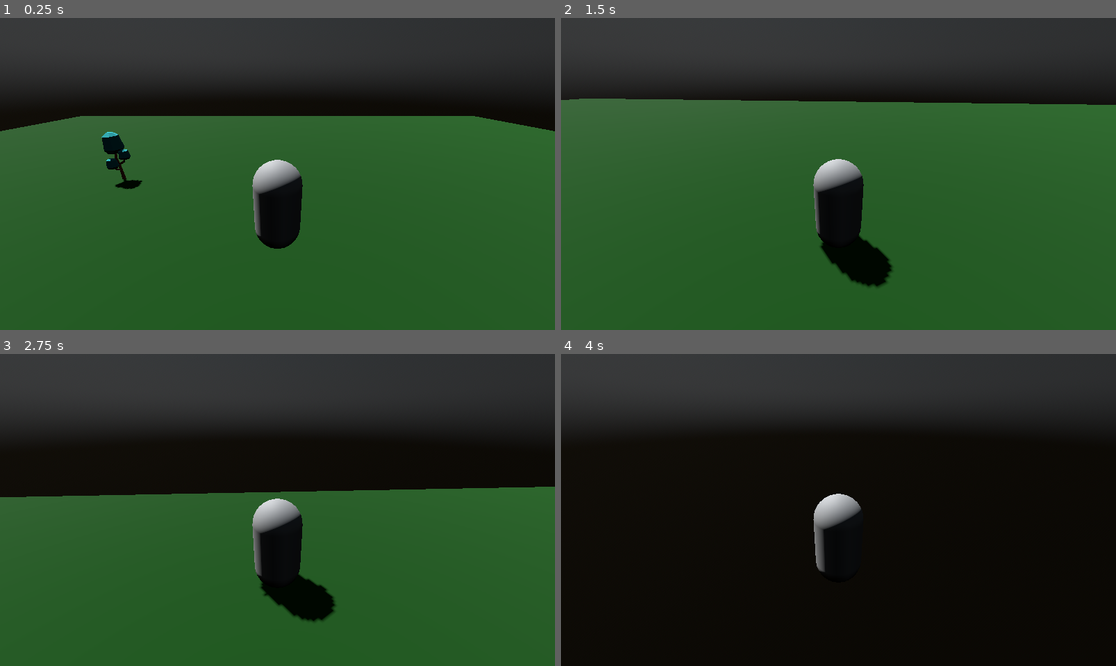
Above: before the commit, frames 1-4 (two rows, left to right).
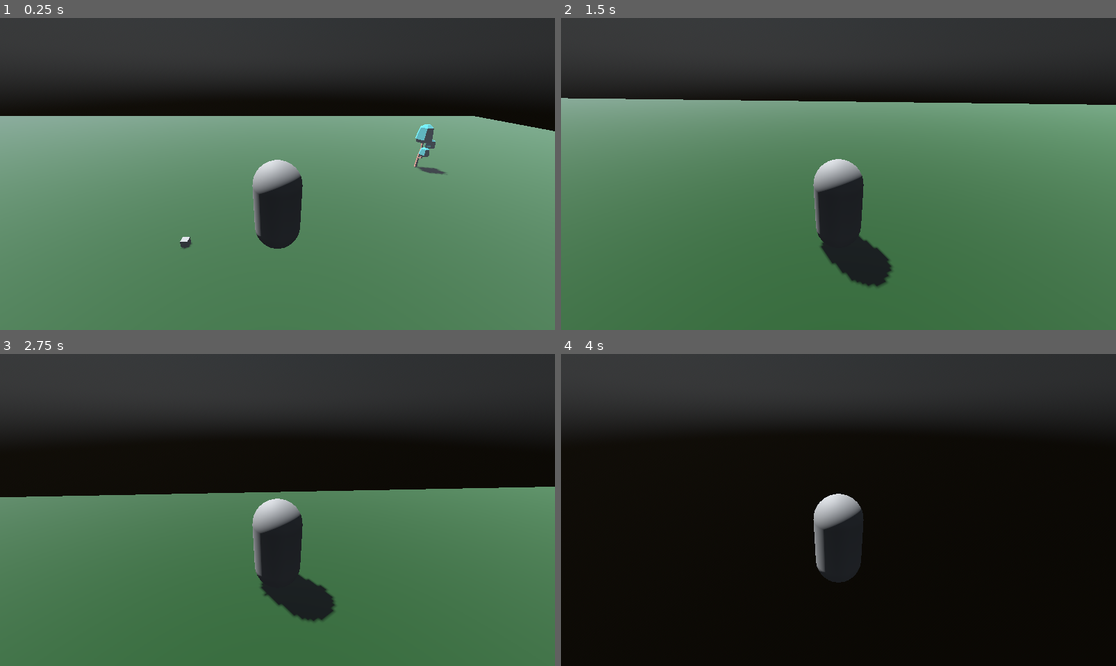
Above: after the commit, the same moments.

Repository: FranchoFE/GodotSettlers
Game: Godot game, scene res://scenes/main_node.tscn
The game is run twice, just before and just after one commit, with the same random seed, the same clock (stepped at 60 frames per second) and the same inputs.
Inputs (mouse positions are in pixels of both pictures, inside the frame that each line leads up to):
- Up to frame 1 (0.25 s): no input
- Up to frame 2 (1.5 s): move the mouse to (866, 174) at 0.52 s; hold W (forward) from 0.53 s (still down); move the mouse to (810, 174) at 1.27 s
- Up to frame 3 (2.75 s): keep holding W (forward); move the mouse to (288, 503) at 2.02 s
- Up to frame 4 (4 s): keep holding W (forward); move the mouse to (832, 516) at 2.77 s; tap Enter at 3.5 s; move the mouse to (877, 513) at 3.52 s

The runs differ from the first frame. In frame 1, 66% of the frame differs, in the area x 0-100%, y 31-100%; in frame 2, 71%, in the area x 0-100%, y 25-100%; in frame 3, 54%; in frame 4, 0.4%.

Commit message:
ordenacion de suelos

Diff:
--- a/TreeResource.gd
+++ /dev/null
@@ -1,19 +0,0 @@
-extends CharacterBody3D
-
-
-# Called when the node enters the scene tree for the first time.
-func _ready():
-	pass # Replace with function body.
-
-
-# Called every frame. 'delta' is the elapsed time since the previous frame.
-func _process(delta):
-	pass
-
-
-func _on_body_entered(body):
-	print("Alguien ha entrado en el recurso")
-
-
-func _on_area_3d_body_entered(body):
-	print("Alguien ha entrado en el recurso 3D")
--- /dev/null
+++ b/scenes/floor_chunk.tscn
@@ -0,0 +1,35 @@
+[gd_scene load_steps=6 format=3 uid="uid://dbisgvahmypyc"]
+
+[ext_resource type="PackedScene" uid="uid://dl7p14wiagj5w" path="res://scenes/stone_resource.tscn" id="1_0ccyo"]
+[ext_resource type="PackedScene" uid="uid://djq1axt168wia" path="res://scenes/tree_resource.tscn" id="2_36lrx"]
+
+[sub_resource type="BoxShape3D" id="BoxShape3D_lis7j"]
+size = Vector3(100, 1, 100)
+
+[sub_resource type="StandardMaterial3D" id="StandardMaterial3D_vnnt5"]
+albedo_color = Color(0, 0.247059, 0, 1)
+
+[sub_resource type="BoxMesh" id="BoxMesh_vfmos"]
+material = SubResource("StandardMaterial3D_vnnt5")
+
+[node name="FloorChunk" type="Node3D"]
+
+[node name="Floor" type="StaticBody3D" parent="."]
+
+[node name="CollisionShape3D" type="CollisionShape3D" parent="Floor"]
+transform = Transform3D(1, 0, 0, 0, 1, 0, 0, 0, 1, 0, -0.492849, 0)
+shape = SubResource("BoxShape3D_lis7j")
+
+[node name="MeshInstance3D" type="MeshInstance3D" parent="Floor"]
+transform = Transform3D(100, 0, 0, 0, 1, 0, 0, 0, 100, 0, -0.492849, 0)
+mesh = SubResource("BoxMesh_vfmos")
+skeleton = NodePath("")
+
+[node name="StoneResource" parent="." instance=ExtResource("1_0ccyo")]
+transform = Transform3D(2, 0, 0, 0, 2, 0, 0, 0, 2, 5.15644, 1.03179, 5.13619)
+
+[node name="TreeResource" parent="." instance=ExtResource("2_36lrx")]
+transform = Transform3D(3, 0, 0, 0, 3, 0, 0, 0, 3, -14.8888, 1.50225, 16.3381)
+
+[node name="TreeResource2" parent="." instance=ExtResource("2_36lrx")]
+transform = Transform3D(3, 0, 0, 0, 3, 0, 0, 0, 3, 14.895, 1.453, -23.5691)
--- a/scenes/main_node.tscn
+++ b/scenes/main_node.tscn
@@ -1,17 +1,8 @@
-[gd_scene load_steps=10 format=3 uid="uid://ccynwjhgial5e"]
+[gd_scene load_steps=7 format=3 uid="uid://ccynwjhgial5e"]
 
 [ext_resource type="Script" path="res://scenes/main_node.gd" id="1_1g1ov"]
 [ext_resource type="PackedScene" uid="uid://bgs3rlyryu8km" path="res://scenes/player.tscn" id="1_iumip"]
-[ext_resource type="PackedScene" uid="uid://djq1axt168wia" path="res://scenes/otro_arbolito_en_escena.tscn" id="8_bqoqi"]
-
-[sub_resource type="BoxShape3D" id="BoxShape3D_ae3eq"]
-size = Vector3(100, 1, 100)
-
-[sub_resource type="StandardMaterial3D" id="StandardMaterial3D_vnnt5"]
-albedo_color = Color(0, 0.247059, 0, 1)
-
-[sub_resource type="BoxMesh" id="BoxMesh_ymowj"]
-material = SubResource("StandardMaterial3D_vnnt5")
+[ext_resource type="PackedScene" uid="uid://dbisgvahmypyc" path="res://scenes/floor_chunk.tscn" id="2_v74rt"]
 
 [sub_resource type="PhysicalSkyMaterial" id="PhysicalSkyMaterial_vi510"]
 
@@ -22,7 +13,7 @@
 background_mode = 2
 sky = SubResource("Sky_sgnhi")
 sdfgi_enabled = true
-volumetric_fog_enabled = true
+fog_enabled = true
 volumetric_fog_density = 0.0174
 volumetric_fog_albedo = Color(1, 1, 0.945098, 1)
 
@@ -30,17 +21,6 @@
 script = ExtResource("1_1g1ov")
 
 [node name="World" type="Node3D" parent="."]
-
-[node name="Floor" type="StaticBody3D" parent="World"]
-
-[node name="CollisionShape3D" type="CollisionShape3D" parent="World/Floor"]
-transform = Transform3D(1, 0, 0, 0, 1, 0, 0, 0, 1, 0, -0.492849, 0)
-shape = SubResource("BoxShape3D_ae3eq")
-
-[node name="MeshInstance3D" type="MeshInstance3D" parent="World/Floor"]
-transform = Transform3D(100, 0, 0, 0, 1, 0, 0, 0, 100, 0, -0.492849, 0)
-mesh = SubResource("BoxMesh_ymowj")
-skeleton = NodePath("")
 
 [node name="DirectionalLight3D" type="DirectionalLight3D" parent="World"]
 transform = Transform3D(0.796245, -0.47757, 0.371377, -0.112635, 0.486113, 0.866607, -0.594397, -0.731861, 0.333274, 20.6347, 6.12734, 0)
@@ -50,11 +30,10 @@
 [node name="WorldEnvironment" type="WorldEnvironment" parent="World"]
 environment = SubResource("Environment_c18kk")
 
+[node name="FloorChunk1" parent="World" instance=ExtResource("2_v74rt")]
+
+[node name="FloorChunk2" parent="World" instance=ExtResource("2_v74rt")]
+transform = Transform3D(1, 0, 0, 0, 1, 0, 0, 0, 1, 100, 0, 0)
+
 [node name="Player" parent="." instance=ExtResource("1_iumip")]
 transform = Transform3D(1, 0, 0, 0, 1, 0, 0, 0, 1, 0, 6.75261, 0)
-
-[node name="Tree1" parent="." instance=ExtResource("8_bqoqi")]
-transform = Transform3D(3, 0, 0, 0, 3, 0, 0, 0, 3, 14.2945, 1.42358, 13.4315)
-
-[node name="Tree2" parent="." instance=ExtResource("8_bqoqi")]
-transform = Transform3D(3, 0, 0, 0, 3, 0, 0, 0, 3, 11.5, 1.5, 0)
--- a/scenes/otro_arbolito_en_escena.gd
+++ /dev/null
@@ -1,22 +0,0 @@
-extends Node3D
-
-@export var pending_elements: int = 20
-
-
-# Called when the node enters the scene tree for the first time.
-func _ready():
-	pass # Replace with function body.
-
-
-# Called every frame. 'delta' is the elapsed time since the previous frame.
-func _process(delta):
-	pass
-
-
-func _on_area_3d_body_entered(body):
-	print("Entrando en el recurso por parte de ", body.name, ". Quedan ", pending_elements, " elementos.")
-	if pending_elements > 0:
-		pending_elements -= 1
-
-func _on_area_3d_body_exited(body):
-	print("Saliendo del recurso por parte de ", body.name)
--- /dev/null
+++ b/scenes/stone_resource.gd
@@ -0,0 +1,11 @@
+extends Node3D
+
+@export var pending_elements: int = 20
+
+func _on_area_3d_body_entered(body):
+	print("STONE - Entrando en el recurso por parte de ", body.name, ". Quedan ", pending_elements, " elementos.")
+	if pending_elements > 0:
+		pending_elements -= 1
+
+func _on_area_3d_body_exited(body):
+	print("STONE - Saliendo del recurso por parte de ", body.name)
--- /dev/null
+++ b/scenes/stone_resource.tscn
@@ -0,0 +1,37 @@
+[gd_scene load_steps=5 format=3 uid="uid://dl7p14wiagj5w"]
+
+[ext_resource type="Script" path="res://scenes/stone_resource.gd" id="1_aemh4"]
+
+[sub_resource type="BoxShape3D" id="BoxShape3D_25ai5"]
+size = Vector3(0.607775, 0.81672, 0.641043)
+
+[sub_resource type="BoxShape3D" id="BoxShape3D_oeqnq"]
+size = Vector3(0.445881, 0.767607, 0.573009)
+
+[sub_resource type="BoxMesh" id="BoxMesh_i4yjg"]
+
+[node name="StoneResource" type="Node3D"]
+transform = Transform3D(1, 0, 0, 0, 1, 0, 0, 0, 1, 0, 0.5, 0)
+script = ExtResource("1_aemh4")
+pending_elements = 100
+
+[node name="Area3D" type="Area3D" parent="."]
+transform = Transform3D(2, 0, 0, 0, 2, 0, 0, 0, 2, 0, 0.487188, 0)
+visible = false
+
+[node name="CollisionShape3D" type="CollisionShape3D" parent="Area3D"]
+transform = Transform3D(1, 0, 0, 0, 1, 0, 0, 0, 1, 0, -0.115824, 0)
+shape = SubResource("BoxShape3D_25ai5")
+
+[node name="StaticBody3D" type="StaticBody3D" parent="."]
+
+[node name="CollisionShape3D" type="CollisionShape3D" parent="StaticBody3D"]
+transform = Transform3D(1, 0, 0, 0, 1, 0, 0, 0, 1, 0, -0.134807, -0.0100298)
+shape = SubResource("BoxShape3D_oeqnq")
+
+[node name="MeshInstance3D" type="MeshInstance3D" parent="StaticBody3D/CollisionShape3D"]
+transform = Transform3D(0.2, 0, 0, 0, 0.2, 0, 0, 0, 0.2, 0, -0.272645, 0)
+mesh = SubResource("BoxMesh_i4yjg")
+
+[connection signal="body_entered" from="Area3D" to="." method="_on_area_3d_body_entered"]
+[connection signal="body_exited" from="Area3D" to="." method="_on_area_3d_body_exited"]
--- /dev/null
+++ b/scenes/tree_resource.gd
@@ -0,0 +1,11 @@
+extends Node3D
+
+@export var pending_elements: int = 20
+
+func _on_area_3d_body_entered(body):
+	print("TREE - Entrando en el recurso por parte de ", body.name, ". Quedan ", pending_elements, " elementos.")
+	if pending_elements > 0:
+		pending_elements -= 1
+
+func _on_area_3d_body_exited(body):
+	print("TREE - Saliendo del recurso por parte de ", body.name)
--- a/scenes/otro_arbolito_en_escena.tscn
+++ b/scenes/tree_resource.tscn
@@ -1,6 +1,6 @@
 [gd_scene load_steps=5 format=3 uid="uid://djq1axt168wia"]
 
-[ext_resource type="Script" path="res://scenes/otro_arbolito_en_escena.gd" id="1_dh1xq"]
+[ext_resource type="Script" path="res://scenes/tree_resource.gd" id="1_dh1xq"]
 [ext_resource type="ArrayMesh" uid="uid://c1fuiwy3ubqcp" path="res://assets/tree_thin_dark.obj" id="2_30tj2"]
 
 [sub_resource type="BoxShape3D" id="BoxShape3D_25ai5"]
